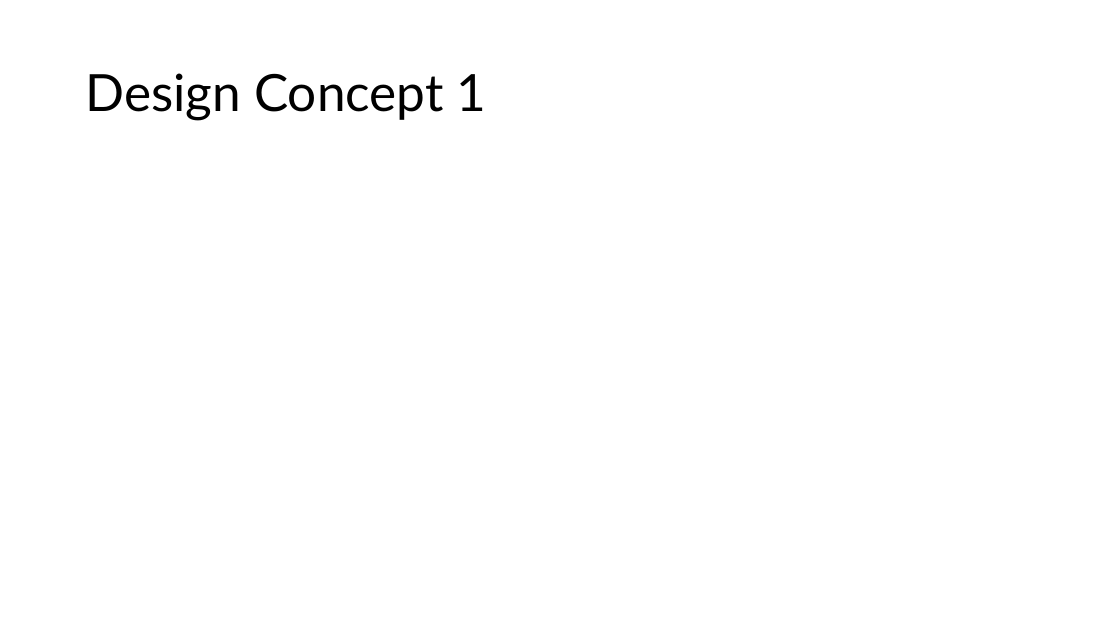
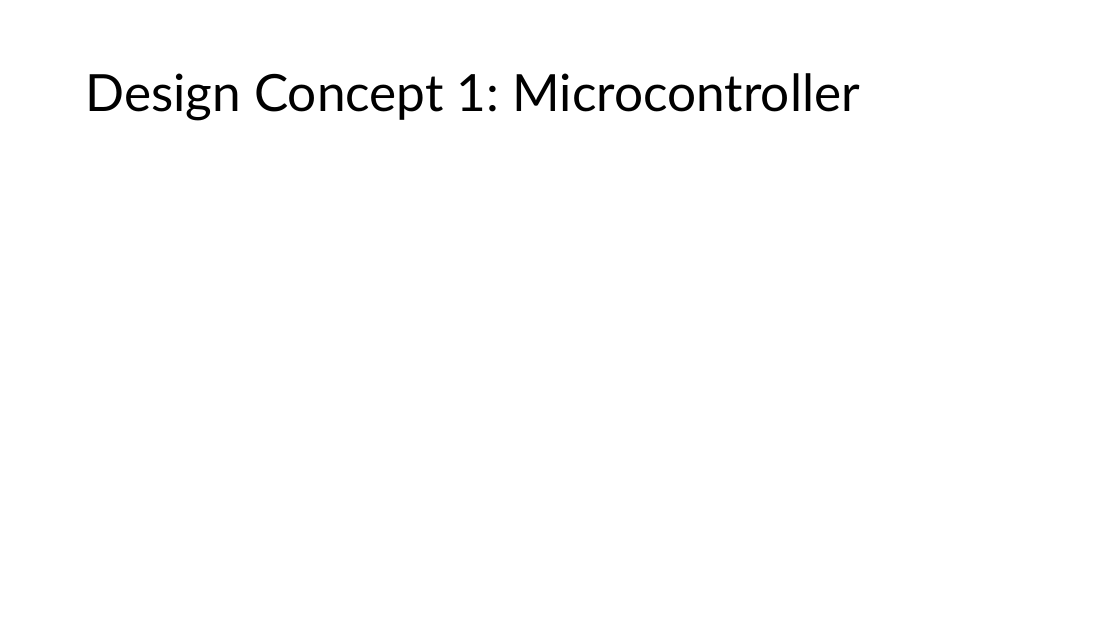
Before and after one commit to Tannyr-Singleterry/ECE590_SeniorDesign, a slide deck: slide 5 of Documents/CDR/CDR_Presentation.pptx (slide 4 before the commit). Drawn at 1120x630 pixels with LibreOffice and Linux fonts; fonts in the diff are those of the drawing. Boxes give left, top, right and bottom in pixels: in the first picture for what was removed or moved away, otherwise in the second. Text is boxed around its words. In the diff, an @@ line names an element or a change of style, - is before the commit and + after.

```diff
--- a/Documents/CDR/CDR_Presentation.pptx
+++ b/Documents/CDR/CDR_Presentation.pptx
@@ title at (85,73,860,120): text changed @@
-Design Concept 1
+Design Concept 1: Microcontroller
```
Also in this commit, not shown: 7 other slides changed, 4 slides added, 2 slides removed, 2 other files.
